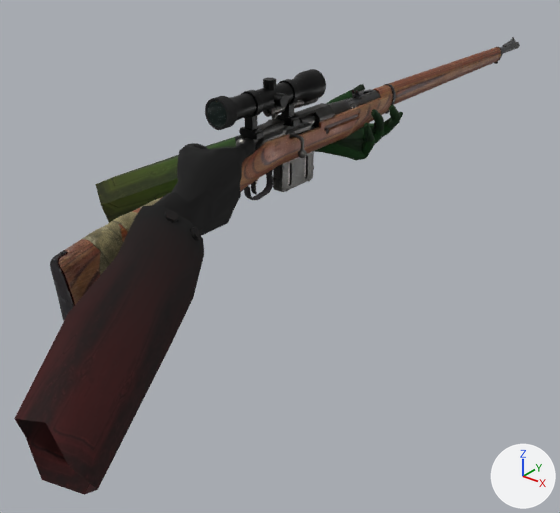
The glTF model godot/assets/armory/vizir.glb, before and after one commit.
Before and after are seen from a 50 mm lens placed at (0.702, -0.376, 0.027), pointed at (0.111, 0.363, -0.432). Arrows for +X, +Y and +Z are at lower right; the lights stay in place. The older version comes first.

The first picture shows 'Body1', 'Body2', 'Bolt3', 'ScopeBody4', 'Sleeve0', 'Sleeve1' and 3 more.
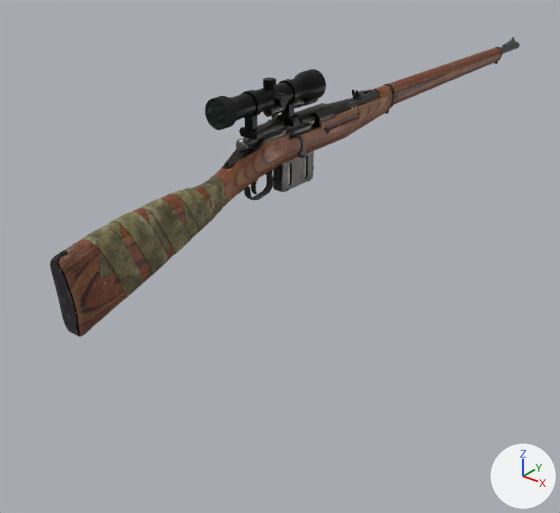
Where the change shows, as pixel boxes (x1, y1, x2, y2) in the pictures (560 x 513 px):
'Sleeve0', no longer drawn
    before: (14, 135, 256, 495)
'Sleeve1', no longer drawn
    before: (96, 84, 403, 223)
'Body2', unchanged, uncovered by the edit
    before: (79, 198, 160, 275)
    after: (79, 175, 226, 299)

The edits, one by one:
Object 'Sleeve0' (ob_sleeve0) now shows nothing instead of me_sleeve0.
Object 'Sleeve1' (ob_sleeve1) now shows nothing instead of me_sleeve1.
